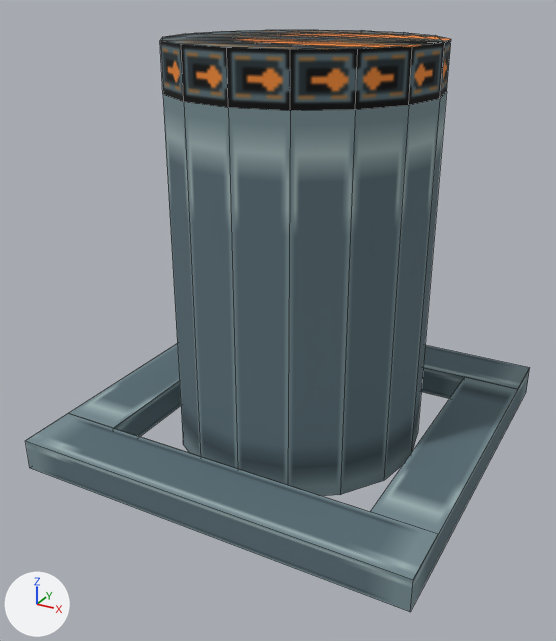
Before and after pictures for a commit that changed the OBJ model src/main/resources/assets/create_nuclear_industry/models/block/turbine/mesh/inlet_up.obj.
The view is the same before and after, from a 50 mm lens placed at (1.325, -2.121, 1.113), pointed at (0.482, -0.587, 0.346). Lighting does not change. The marker at lower left points along +X, +Y and +Z. The first picture is the older version. Mesh edges are drawn as thin lines. Where no turn or scale is listed for an object, it has been applied to the vertices. Vertices at exactly the same position are counted once.

Objects in the first picture: 'inlet_up'.
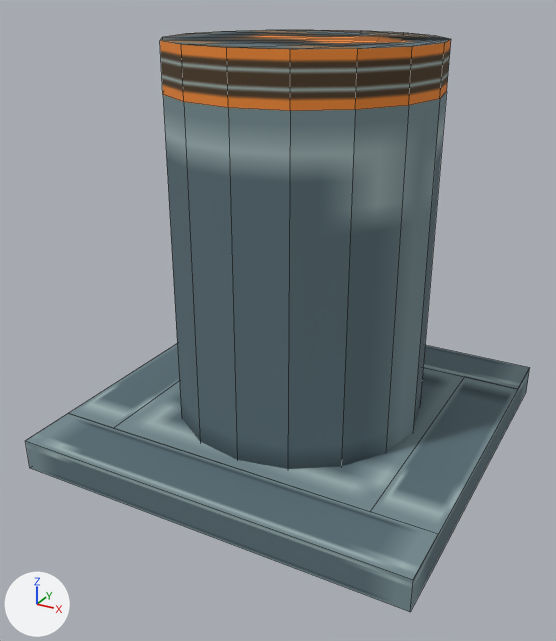
Location of each change, [x1, y1, x2, y2] in pixels of the pictures (556 x 641 px; the box of a moved part takes in the faces that stretch with it):
'inlet_up', surface changed, reshaped: [26, 30, 530, 612] in both
part 1 of me_inlet_up, moved or reshaped: [160, 30, 450, 49] in both
part 2 of me_inlet_up, added: after [114, 368, 464, 512]
part 3 of me_inlet_up, surface changed: before [160, 39, 451, 496]; after [160, 39, 451, 469]
part 4 of me_inlet_up, recoloured: [160, 39, 451, 111] in both

The change, as a diff of the scene's bpy script:
```diff
--- a/src/main/resources/assets/create_nuclear_industry/models/block/turbine/mesh/inlet_up.obj.py
+++ b/src/main/resources/assets/create_nuclear_industry/models/block/turbine/mesh/inlet_up.obj.py
@@ img_turbine_inlet_side @@
+img_turbine_inlet_side = load_image('turbine_inlet_side', '../../../../textures/block/turbine/turbine_inlet_side.png', 16, 16, 'sRGB')
@@ img_turbine_inlet_face @@
+img_turbine_inlet_face = load_image('turbine_inlet_face', '../../../../textures/block/turbine/turbine_inlet_face.png', 16, 16, 'sRGB')
@@ mat_inlet @@
 mat_inlet = principled_material('inlet')
-mat_inlet.texture = img_turbine_inlet
+mat_inlet.texture = img_turbine_inlet_face
 mat_inlet.roughness = 1.0
@@ mat_inlet_side @@
+mat_inlet_side = principled_material('inlet_side')
+mat_inlet_side.texture = img_turbine_inlet_side
+mat_inlet_side.roughness = 1.0
@@ mat_inside @@
+mat_inside = principled_material('inside')
+mat_inside.texture = img_turbine_casing_panel
+mat_inside.roughness = 1.0
@@ me_inlet_up @@
 # used by ob_inlet_up; location = (0.0, 0.0, 0.0)
 # verts and faces of me_inlet_up; kept vertices keep their numbers, new ones are numbered from 72
 # before: 68 (0.15, -0.85, 0.08) at pixel (113, 428), 69 (0.15, -0.15, 0.08), 70 (0.85, -0.85, 0.08) at pixel (370, 511), 71 (0.85, -0.15, 0.08) at pixel (464, 376)
-me_inlet_up.from_pydata(...)  # 72 vertices, 62 faces; spans x 0.0..1.0, y -1.0..0.0, z 0.0..1.0
+me_inlet_up.from_pydata(...)  # 72 vertices, 63 faces; spans x 0.0..1.0, y -1.0..0.0, z 0.0..1.0
+# me_inlet_up part 1
+# 14 faces are deleted
+# 14 new faces join them, mat_inlet (picture img_turbine_inlet_face)
+# me_inlet_up part 2
+faces += [(68, 69, 71, 70)]  # mat_inside (picture img_turbine_casing_panel)
+# me_inlet_up part 3: 32 kept faces spanning x 0.18..0.82, y -0.82..-0.18, z 0.0..1.0 get new texture (UV) coordinates
+# me_inlet_up part 4: 16 faces spanning x 0.18..0.82, y -0.82..-0.18, z 0.89..1.0 switch from mat_inlet (picture img_turbine_inlet) to mat_inlet_side (picture img_turbine_inlet_side)
 me_inlet_up.materials.append(mat_casing)
 me_inlet_up.materials.append(mat_endcap)
+me_inlet_up.materials.append(mat_inside)  # picture img_turbine_casing_panel
```
